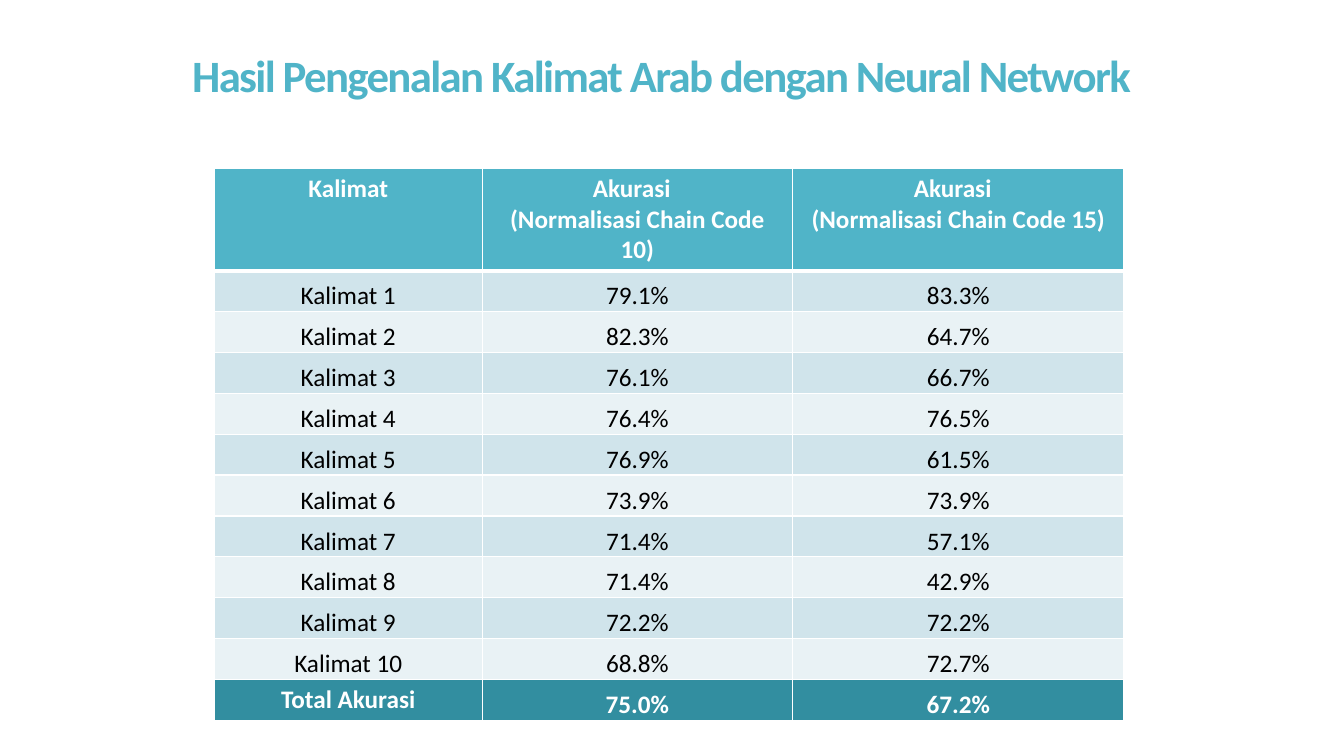
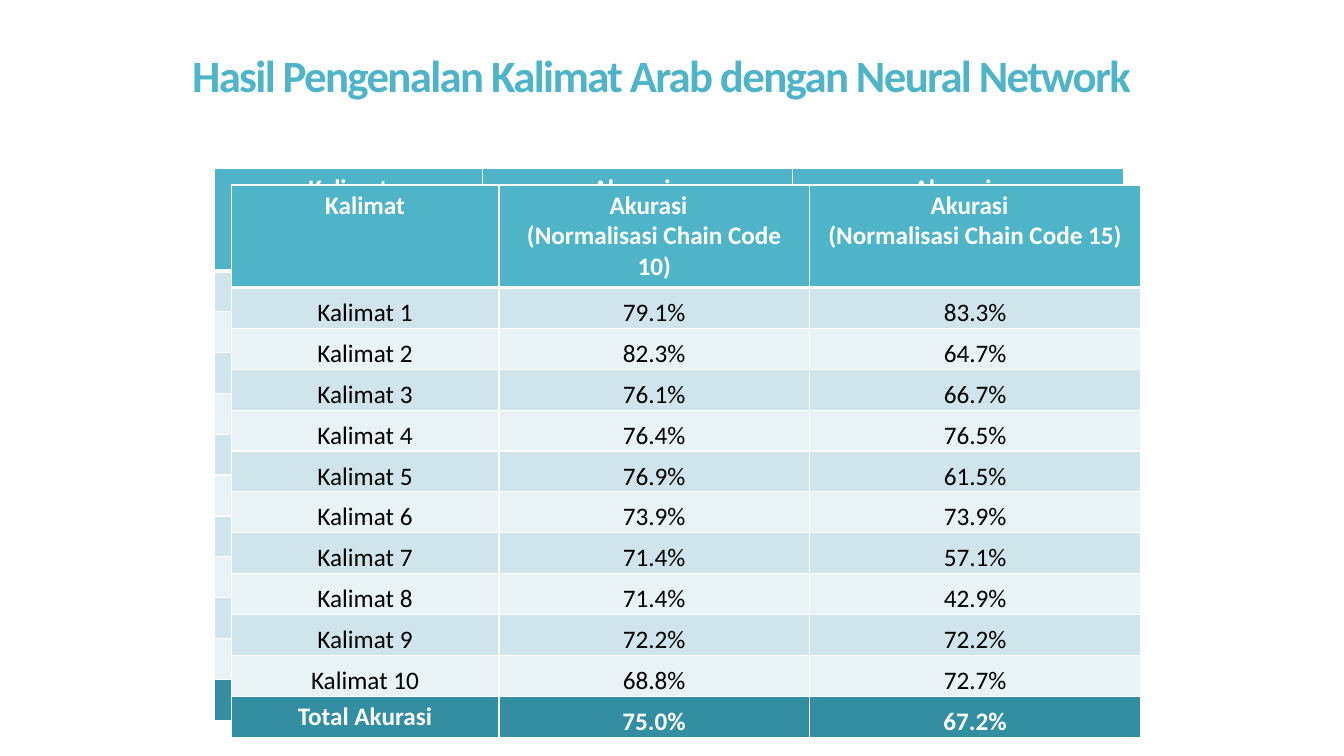
Before and after one commit to ainawind27/arabicocr-data, a slide deck: slide 32 of 1. presentasi/Seminar Kemajuan Tesis.pptx. Drawn at 1344x756 pixels with LibreOffice and Linux fonts; fonts in the diff are those of the drawing. Boxes give left, top, right and bottom in pixels: in the first picture for what was removed or moved away, otherwise in the second. Text is boxed around its words. In the diff, an @@ line names an element or a change of style, - is before the commit and + after.

```diff
--- a/1. presentasi/Seminar Kemajuan Tesis.pptx
+++ b/1. presentasi/Seminar Kemajuan Tesis.pptx
@@ table added at [231,186,1141,736], 12 rows, 3 columns @@
+Kalimat | Akurasi / (Normalisasi Chain Code 10) | Akurasi / (Normalisasi Chain Code 15)
+Kalimat 1 | 79.1% | 83.3%
+Kalimat 2 | 82.3% | 64.7%
+Kalimat 3 | 76.1% | 66.7%
+Kalimat 4 | 76.4% | 76.5%
+Kalimat 5 | 76.9% | 61.5%
+Kalimat 6 | 73.9% | 73.9%
+Kalimat 7 | 71.4% | 57.1%
+Kalimat 8 | 71.4% | 42.9%
+Kalimat 9 | 72.2% | 72.2%
+Kalimat 10 | 68.8% | 72.7%
+Total Akurasi | 75.0% | 67.2%
```
Also in this commit, not shown: 1 other slide changed, 47 other files.
